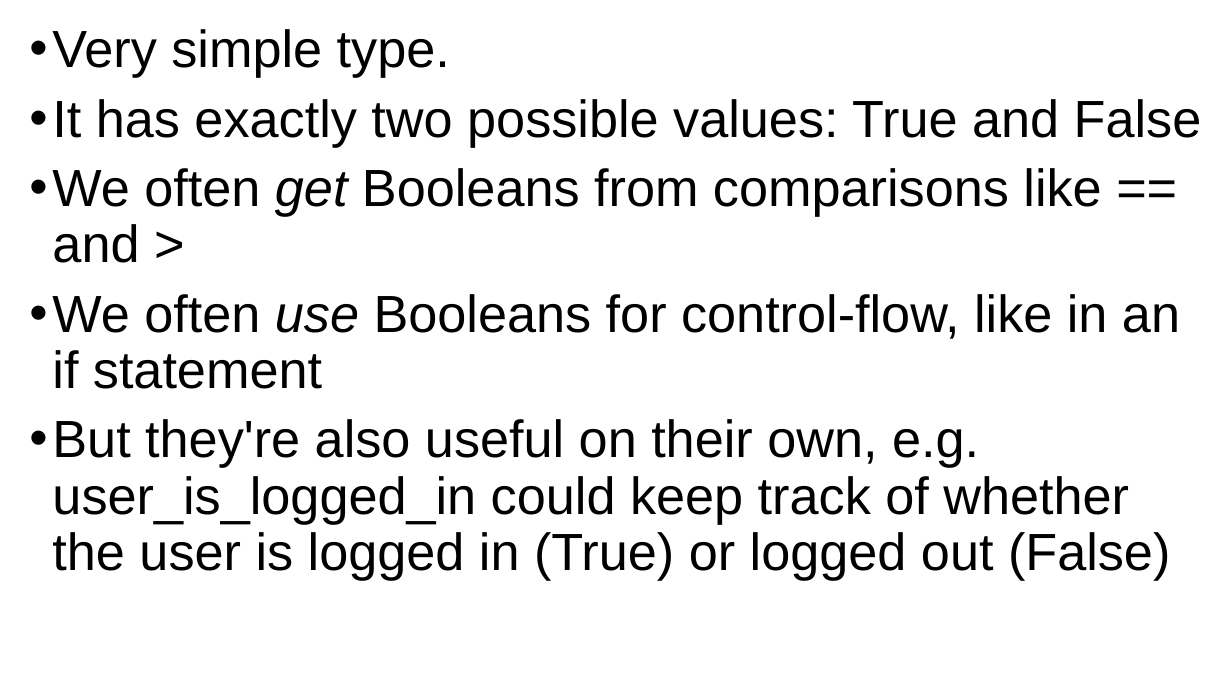
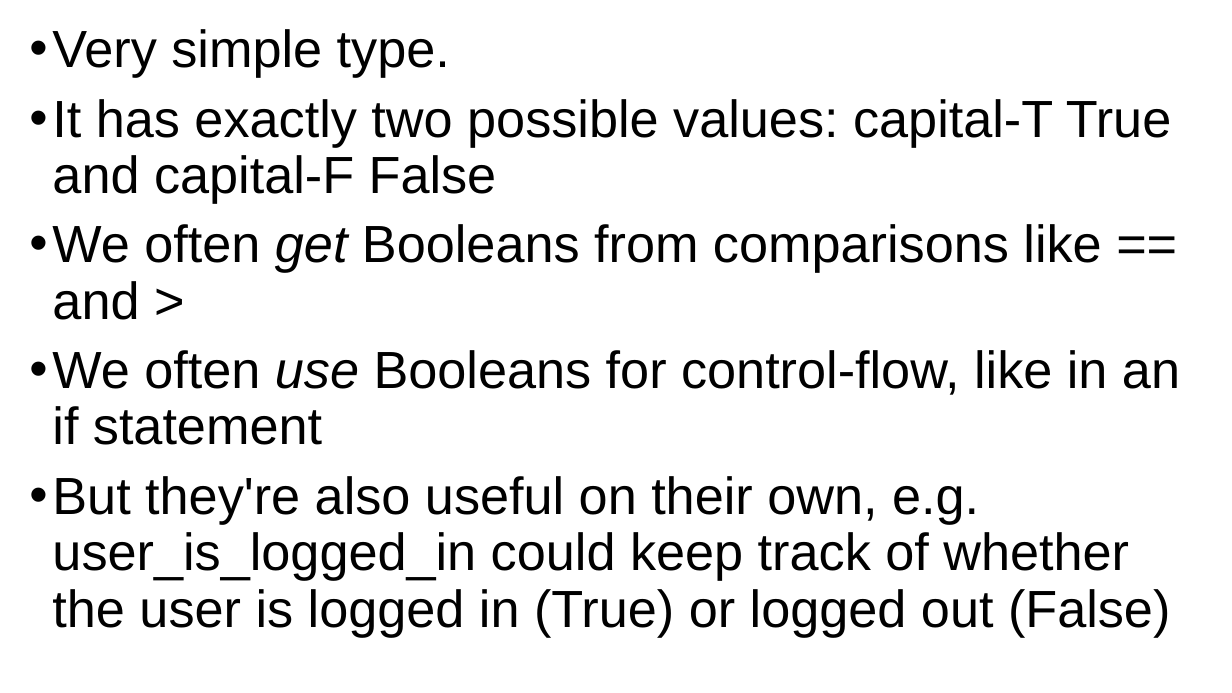
Before and after one commit to grimmelm/ctech404, a slide deck: slide 33 of ctech401/module_4/CTECH401 Module 4 - Control Flow.pptx (slide 31 before the commit). Drawn at 1232x693 pixels with LibreOffice and Linux fonts; fonts in the diff are those of the drawing. Boxes give left, top, right and bottom in pixels: in the first picture for what was removed or moved away, otherwise in the second. Text is boxed around its words. In the diff, an @@ line names an element or a change of style, - is before the commit and + after.

```diff
--- a/ctech401/module_4/CTECH401 Module 4 - Control Flow.pptx
+++ b/ctech401/module_4/CTECH401 Module 4 - Control Flow.pptx
@@ text at box(52, 99, 1171, 203): text changed @@
-• It has exactly two possible values: True and False
+• It has exactly two possible values: capital-T True and capital-F False
```
Also in this commit, not shown: 7 other slides changed, 7 slides added, 1 slide removed.
